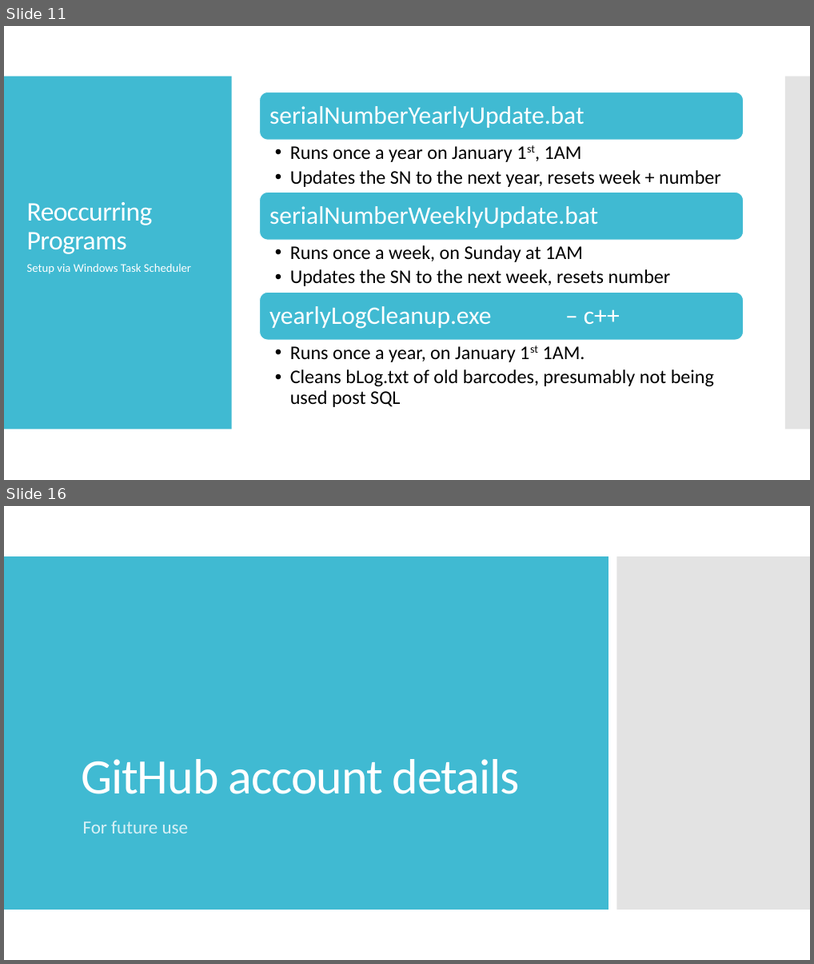
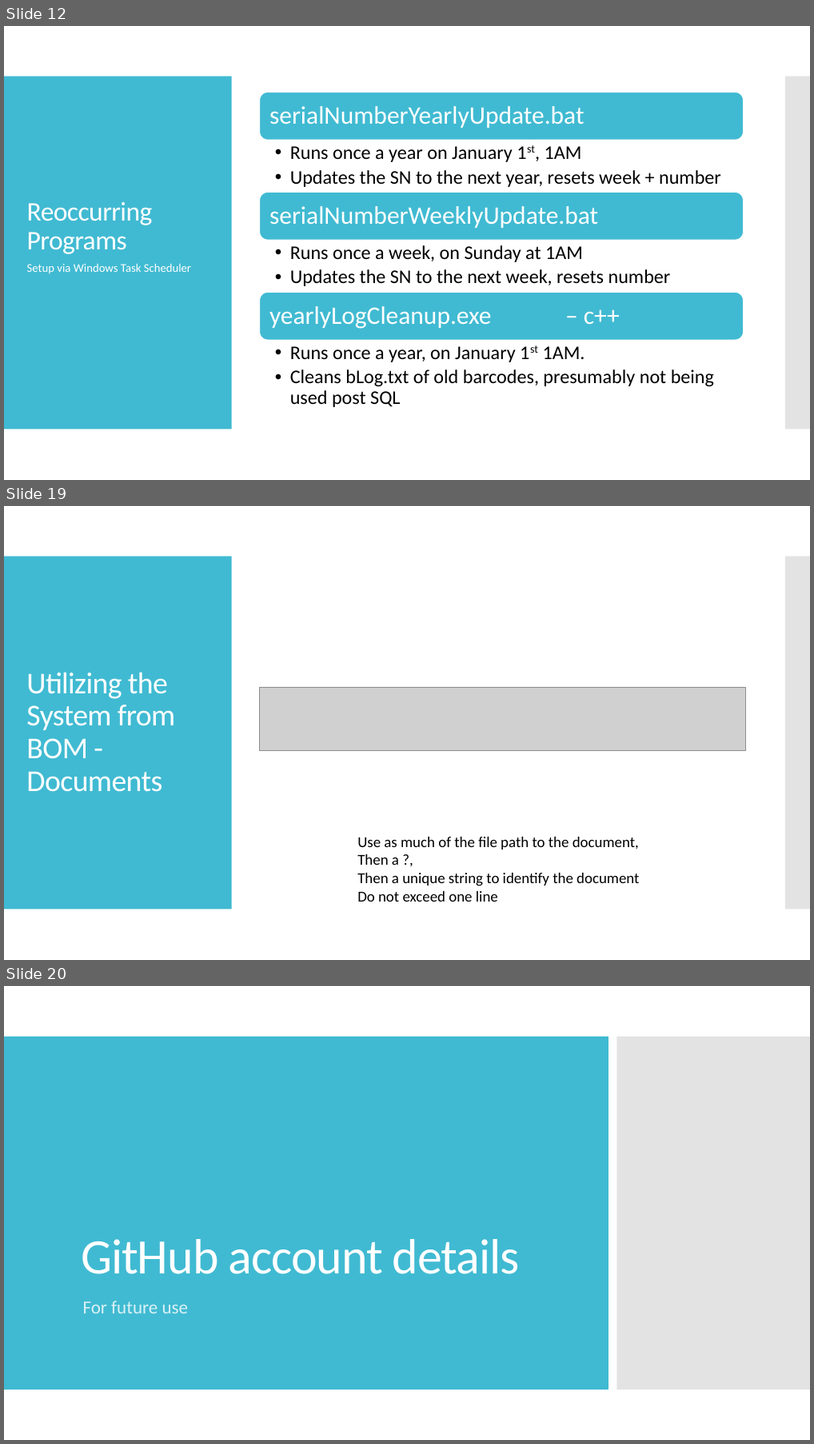
Before and after one commit to pixustechnologies/labelSerialNumberProject, a slide deck: LabelSerialNumberOverview.pptx. Shown one above the other, each under a label of ours: slides 11 and 16 before the commit, slides 12, 19 and 20 after it; the slides between them are not shown. The pictures are 814x964 and 814x1444 pixels, drawn with LibreOffice and Linux fonts; fonts in the diff are those of the drawing; grey boxes stand for pictures. Boxes give left, top, right and bottom in pixels: in the first picture for what was removed or moved away, otherwise in the second. Text is boxed around its words. In the diff, an @@ line names an element or a change of style, - is before the commit and + after.

```diff
--- a/LabelSerialNumberOverview.pptx
+++ b/LabelSerialNumberOverview.pptx
@@ slide 19 added at (4, 506, 810, 960), background #FFFFFF; not listed: 2 template elements that a slide beside it also shows @@
@@ title added at (26, 672, 175, 792), 36 pt, text #FFFFFF @@
+Utilizing the System from BOM - Documents
@@ picture added at (260, 687, 746, 751) @@
@@ text added at (358, 836, 639, 901), 18 pt, text #000000 @@
+Use as much of the file path to the document,
+Then a ?,
+Then a unique string to identify the document
+Do not exceed one line
@@ what was slide 11 is now slide 12 @@
@@ what was slide 16 is now slide 20 @@
```
Also in this commit, not shown: 6 slides changed, 3 other slides added, 13 other files.
